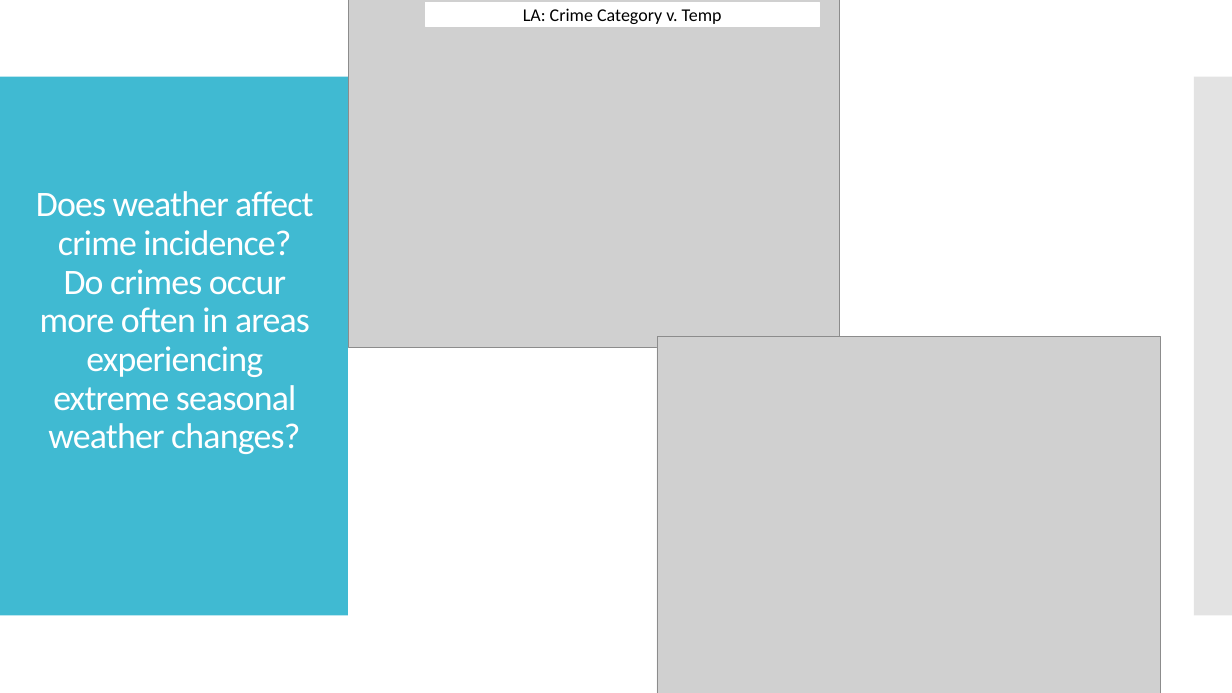
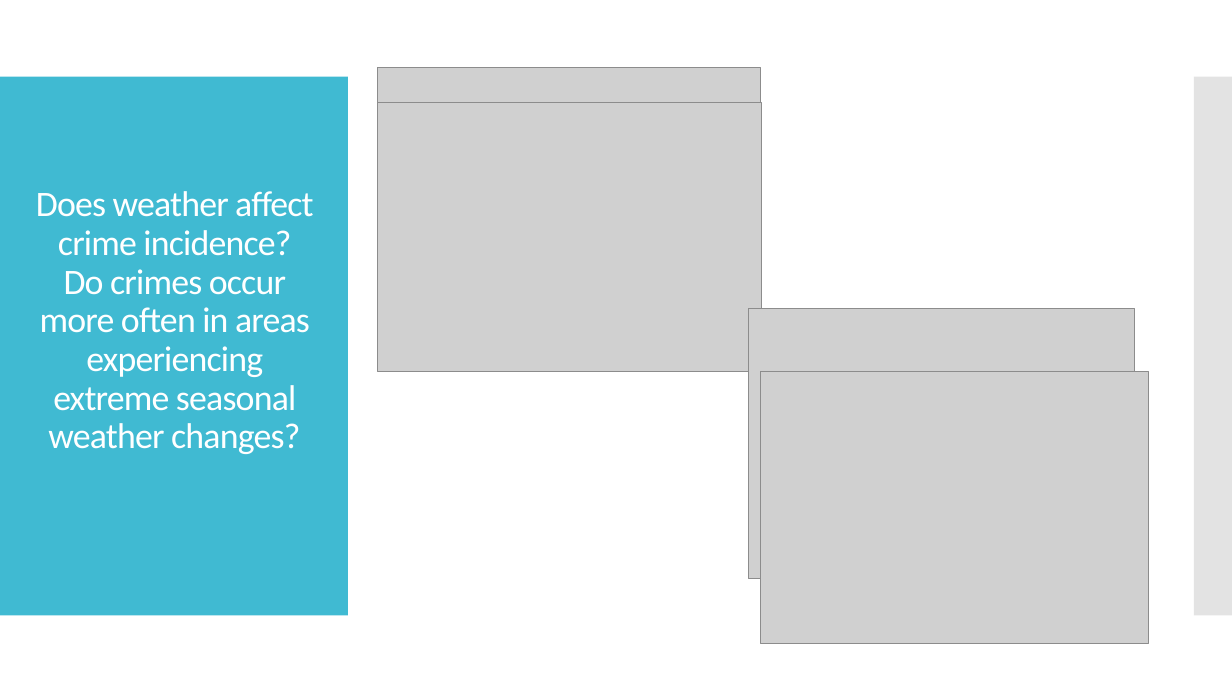
Before and after one commit to minxstm/Bootcamp_Project_1, a slide deck: slide 7 of Weather and Crime Data Analysis Presentation.pptx. Drawn at 1232x693 pixels with LibreOffice and Linux fonts; fonts in the diff are those of the drawing; grey boxes stand for pictures. Boxes give left, top, right and bottom in pixels: in the first picture for what was removed or moved away, otherwise in the second. Text is boxed around its words. In the diff, an @@ line names an element or a change of style, - is before the commit and + after.

```diff
--- a/Weather and Crime Data Analysis Presentation.pptx
+++ b/Weather and Crime Data Analysis Presentation.pptx
@@ rectangle removed at bbox=[425, 2, 820, 26] @@
-LA: Crime Category v. Temp
@@ picture: place and size @@
-picture at bbox=[349, 0, 840, 348]
+picture at bbox=[377, 67, 761, 335]
@@ picture added at bbox=[377, 103, 762, 372] @@
@@ picture added at bbox=[749, 309, 1135, 579] @@
@@ picture: place and size @@
-picture at bbox=[657, 337, 1161, 693]
+picture at bbox=[762, 372, 1149, 643]
```
Also in this commit, not shown: 1 other slide changed, 6 other files.
